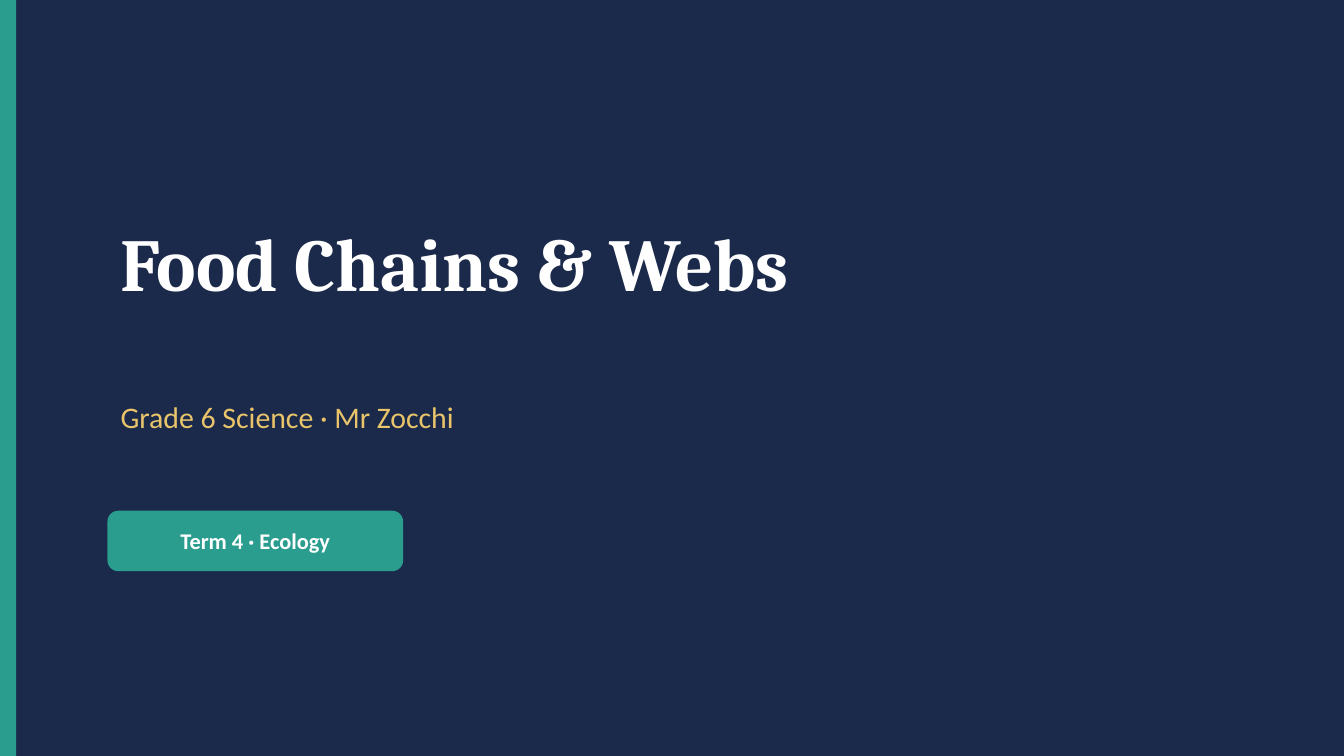
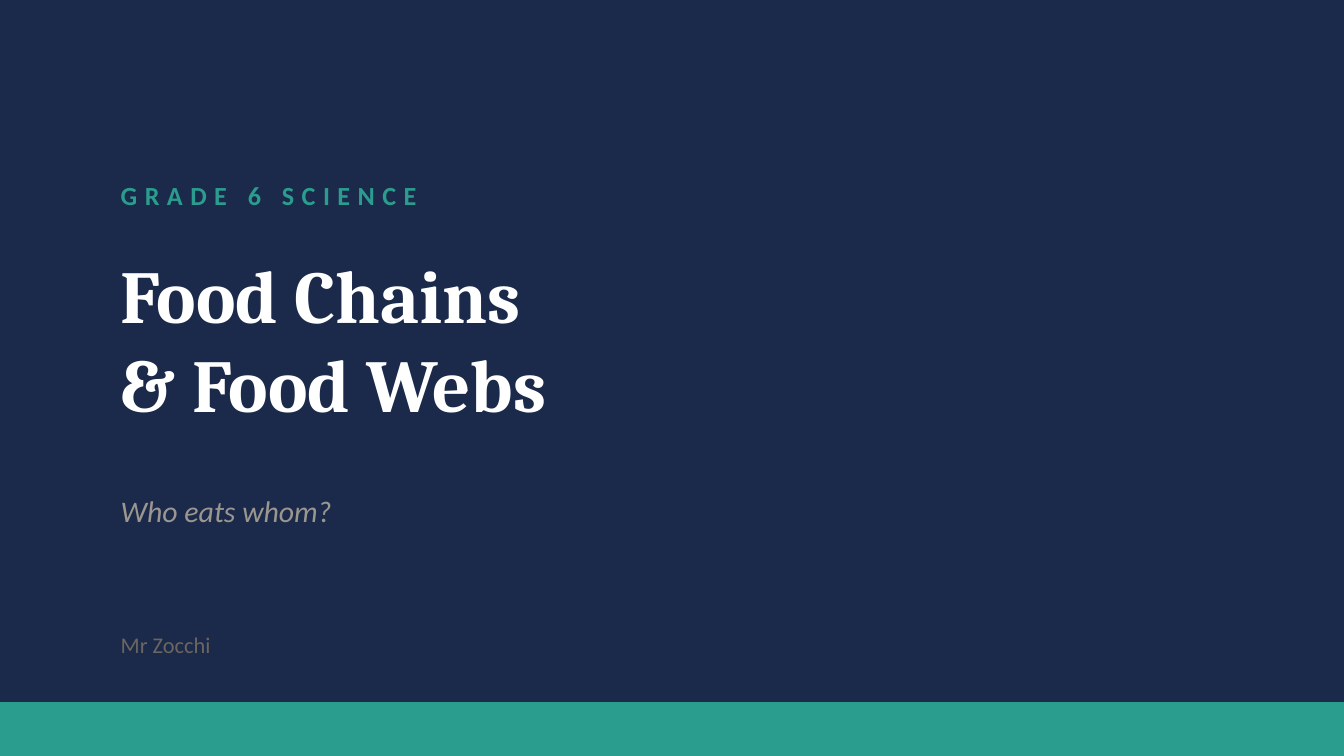
Before and after one commit to briscorey/mrzocchi, a slide deck: slide 1 of static/ppts/G6_Sci_T4_Food_Chains_Webs.pptx. Drawn at 1344x756 pixels with LibreOffice and Linux fonts; fonts in the diff are those of the drawing. Boxes give left, top, right and bottom in pixels: in the first picture for what was removed or moved away, otherwise in the second. Text is boxed around its words. In the diff, an @@ line names an element or a change of style, - is before the commit and + after.

Commit message:
Build G6 T4 Ecology (6 PPTs + 7 worksheets) and G7 T4 Chemistry Separation (6 PPTs + 7 worksheets) — Xuanwu Lake ecosystems, paddlefish extinction, panda adaptations, Korean DMZ biodiversity, Yangtze fishing ban, Chinese salt production, Korean soju/cheonilyeom, German Reinheitsgebot/Schnaps, Nanjing water treatment, forensic chromatography

```diff
--- a/static/ppts/G6_Sci_T4_Food_Chains_Webs.pptx
+++ b/static/ppts/G6_Sci_T4_Food_Chains_Webs.pptx
@@ background #1B2A4A to #FFFFFF @@
@@ rectangle: place and size @@
-rectangle at <box>0,0,16,755</box>
+rectangle at <box>0,0,1344,755</box>
@@ rectangle at <box>0,0,1344,755</box>: fill #2A9D8F to #1B2A4A @@
@@ text at <box>121,187,417,205</box>: text changed; size 16 to 14 pt; text colour #E9C46A to #2A9D8F; bold on @@
-Grade 6 Science · Mr Zocchi
+GRADE 6 SCIENCE
@@ text "Food Chains" at <box>121,271,546,413</box>: vertical alignment middle to top @@
@@ text at <box>121,271,546,413</box>: text changed @@
-Food Chains & Webs
+Food Chains
+& Food Webs
@@ text added at <box>121,501,331,522</box>, 16 pt, text #9B9690, italic @@
+Who eats whom?
@@ rounded rectangle removed at <box>108,511,403,571</box> @@
@@ text removed at <box>180,533,330,553</box> @@
-Term 4 · Ecology
@@ text added at <box>121,637,211,653</box>, 12 pt, text #6B6660 @@
+Mr Zocchi
@@ rectangle added at <box>0,702,1344,755</box>, fill #2A9D8F @@
```
Also in this commit, not shown: 7 slides added, 4 slides removed, 25 other files.
